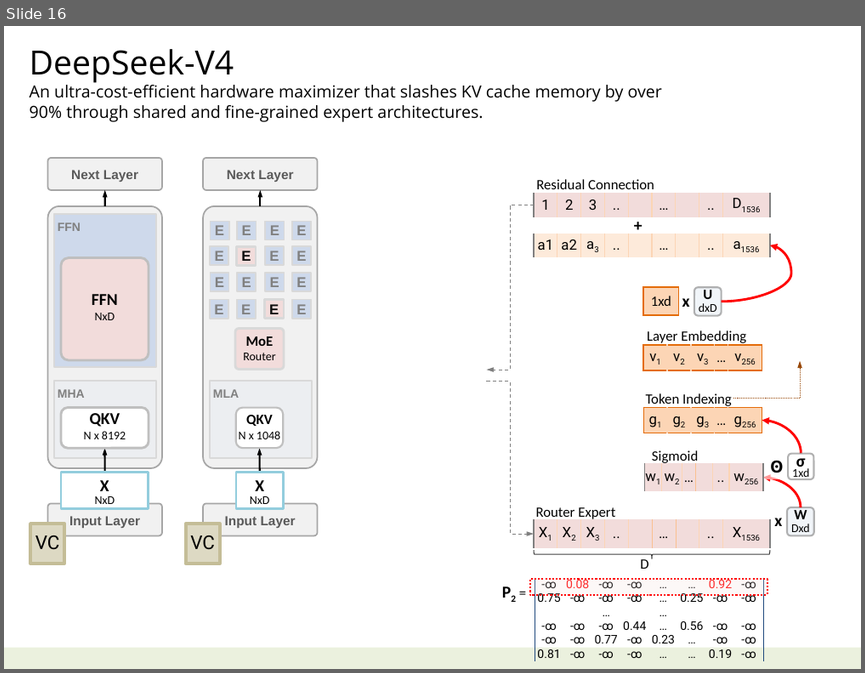
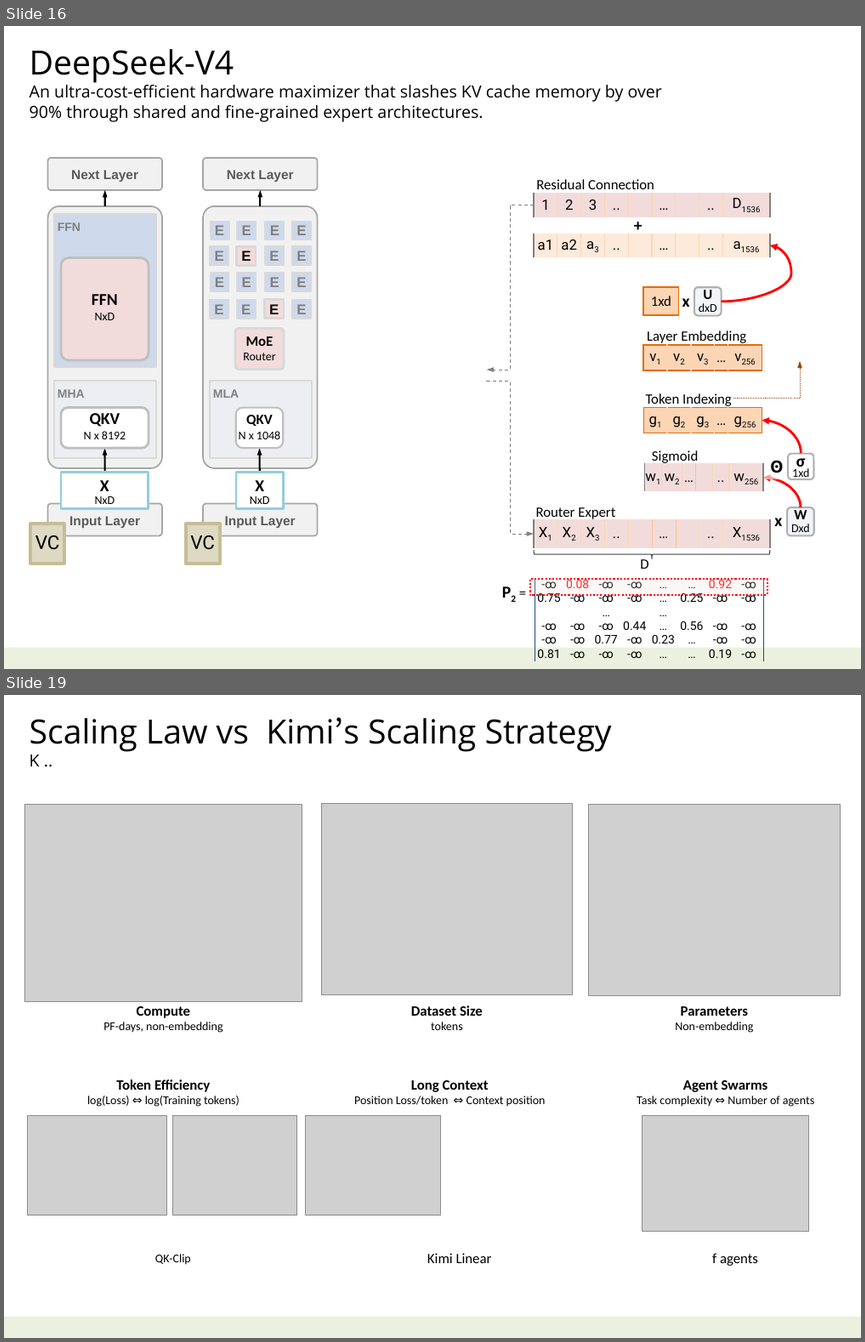
Before and after one commit to navibator/crazy-ai, a slide deck: ai-seepseek.pptx. Shown one above the other, each under a label of ours: slide 16 before the commit, slides 16 and 19 after it; the slides between them are not shown. The pictures are 865x673 and 865x1342 pixels, drawn with LibreOffice and Linux fonts; fonts in the diff are those of the drawing; grey boxes stand for pictures. Boxes give left, top, right and bottom in pixels: in the first picture for what was removed or moved away, otherwise in the second. Text is boxed around its words. In the diff, an @@ line names an element or a change of style, - is before the commit and + after.

Commit message:
kimi k3

```diff
--- a/ai-seepseek.pptx
+++ b/ai-seepseek.pptx
@@ slide 19 added at (4,695,861,1338), background #FFFFFF; not listed: 1 template element that a slide beside it also shows @@
@@ text added at (30,717,612,766), 28 pt, text #000000 @@
+Scaling Law vs Kimi’s Scaling Strategy
+K ..
@@ picture added at (25,804,302,1001) @@
@@ picture added at (322,804,572,995) @@
@@ picture added at (588,804,840,995) @@
@@ text added at (103,1006,222,1032), 10 pt, text #000000 @@
+Compute
+PF-days, non-embedding
@@ text added at (411,1005,483,1030), 12 pt, text #000000, bold @@
+Dataset Size
+tokens
@@ text added at (675,1006,753,1032), 10 pt, text #000000 @@
+Parameters
+Non-embedding
@@ text added at (87,1079,239,1106), 10 pt, text #000000 @@
+Token Efficiency
+log(Loss) ⇔ log(Training tokens)
@@ text added at (354,1080,545,1106), 10 pt, text #000000 @@
+Long Context
+Position Loss/token ⇔ Context position
@@ text added at (636,1080,814,1106), 10 pt, text #000000 @@
+Agent Swarms
+Task complexity ⇔ Number of agents
@@ picture added at (28,1116,168,1216) @@
@@ picture added at (173,1116,296,1216) @@
@@ picture added at (305,1116,440,1216) @@
@@ picture added at (642,1116,809,1231) @@
@@ text added at (155,1253,191,1265), 10 pt, text #000000 @@
+QK-Clip
@@ text added at (427,1253,492,1263), 12 pt, text #000000 @@
+Kimi Linear
@@ text added at (712,1253,758,1265), 12 pt, text #000000 @@
+f agents
```
Also in this commit, not shown: 3 slides changed, 6 other slides added, 6 slides removed, 2 other files.
